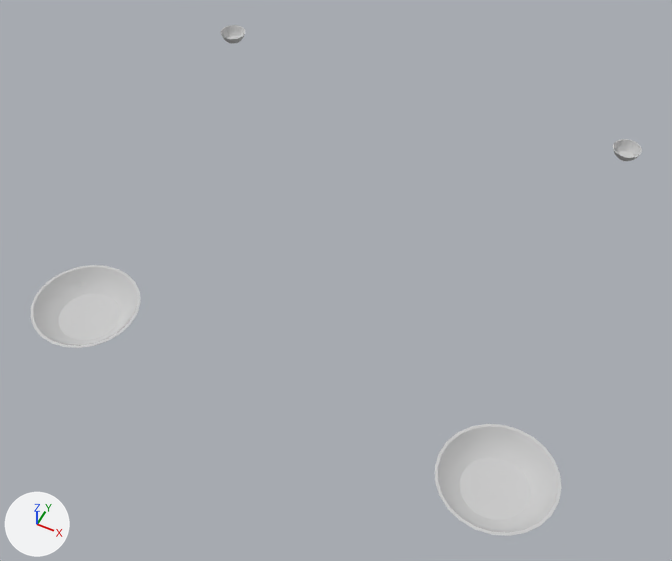
One commit to the FBX model Assets/Meshes/torches.fbx: the scene before it, then after it.
One viewpoint serves both versions: a camera (50 mm lens) standing at (3.81, -8.41, 10.11) and looking at (0.08, -0.96, 0.8). Arrows for +X, +Y and +Z are at lower left; the lights stay in place. Where no turn or scale is listed for an object, it has been applied to the vertices.

Names of what the first picture shows: 'braziers'.
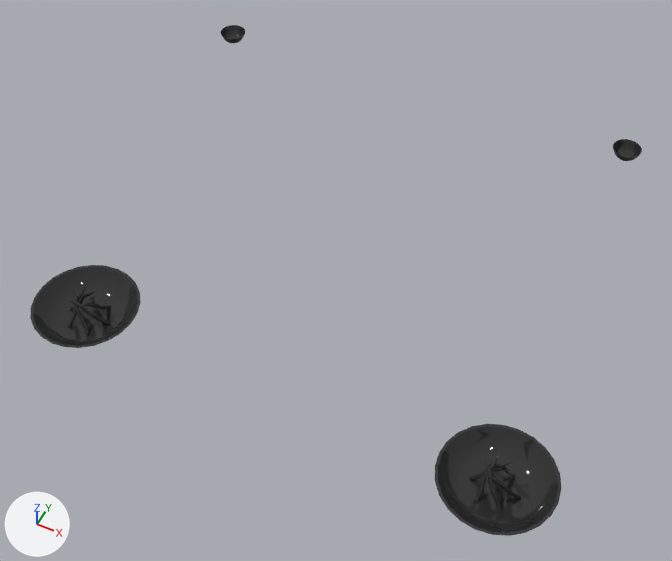
Edits to the bpy script that builds the scene:
```text
Add mat_braziers:
    mat_braziers = principled_material('braziers')
    mat_braziers.base_color = (0.0296, 0.0296, 0.0296)  # black #303030
    mat_braziers.roughness = 0.0
Change me_mesh:
    used by ob_braziers; location = (0.0, 0.0, 0.0)
    remove me_mesh.from_pydata(...)  # 1156 vertices, 1152 faces; spans x -3.75..3.75, y -3.25..1.94, z 0.0..2.15
    add me_mesh.from_pydata(...)  # 1744 vertices, 1740 faces; spans x -3.75..3.75, y -3.25..1.94, z 0.0..2.15
    me_mesh part 1: 294 vertices added at x -3.32..-2.68, y -2.79..-2.21, z 0.03..0.52
    me_mesh part 2: 294 vertices added at x 2.68..3.32, y -2.79..-2.21, z 0.03..0.52
    me_mesh part 3: 1152 faces spanning x -3.75..3.75, y -3.25..1.94, z 0.0..2.15 switch from mat_temple (light grey #cbcbcb) to mat_braziers (black #303030)
```

Where the change shows, as pixel boxes (x1, y1, x2, y2) in the pictures (672 x 561 px):
part 1 of me_mesh, added (black): after (68, 284, 111, 334)
part 2 of me_mesh, added (black): after (470, 453, 521, 512)
part 3 of me_mesh, recoloured (grey to black): (30, 25, 642, 536) in both
